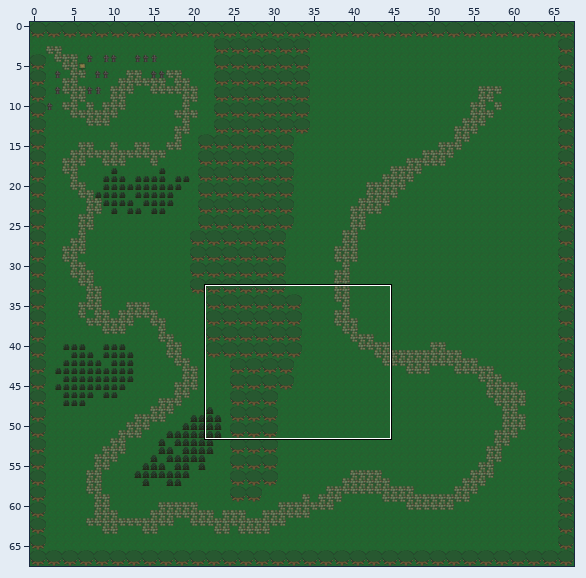
An edit to a level. Tiled map, core/assets/data/maps/graveyard_battle.tmx. Above, an overview of the earlier version with the close-up marked.
Close-up. Before:
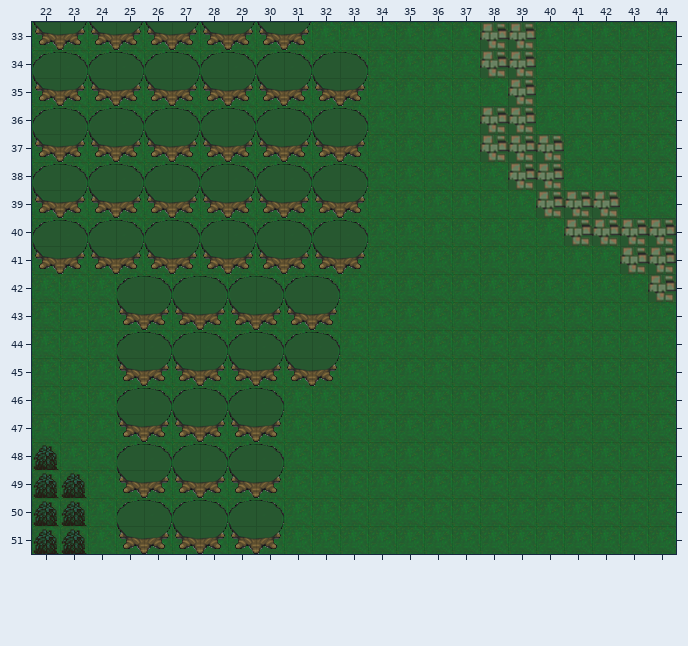
Cells are 32x32 px. Shown: x 22..44, y 33..51. The commit also changed other parts of the map, which this record leaves out.
After:
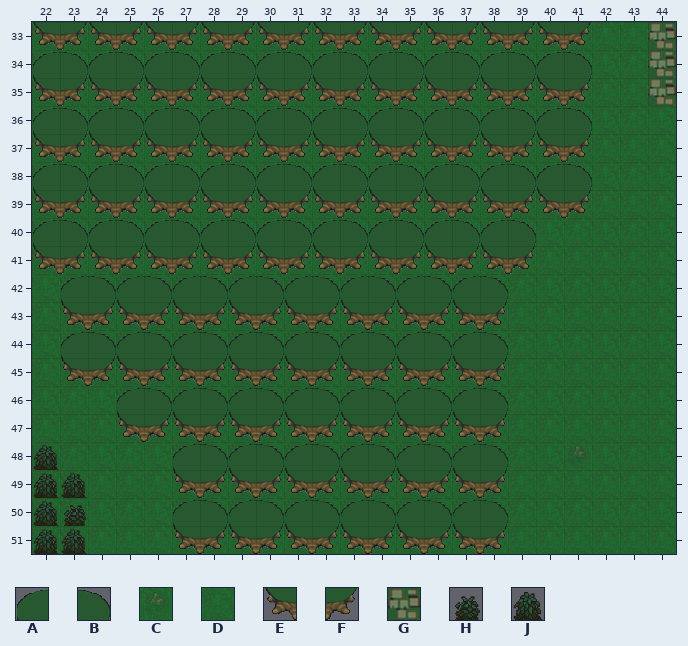
Key: from "graveyard": A 0, B 1, C 2, D 3, E 5, F 6, G 7, H 10, J 11.
_ is an empty cell.
Diff:
Layer "Hintergrund":
y 33..34: x 38..39 GG -> DD; x 44 D -> G
y 35: x 39 G -> D; x 44 D -> G
y 36: x 38..39 GG -> DD
y 37: x 38..40 GGG -> DDD
y 38: x 39..40 GG -> DD
y 39: x 40..42 GGG -> DDD
y 40: x 41..44 GGGG -> DDDD
y 41: x 43..44 GG -> DD
y 42: x 44 G -> D
y 44: x 23 D -> C
y 48: x 41 D -> C
Layer "Hintergrund_Baum":
y 33: x 32..41 __________ -> EFEFEFEFEF
y 34: x 34..41 ________ -> ABABABAB
y 35: x 34..41 ________ -> EFEFEFEF
y 36: x 34..41 ________ -> ABABABAB
y 37: x 34..41 ________ -> EFEFEFEF
y 38: x 34..41 ________ -> ABABABAB
y 39: x 34..41 ________ -> EFEFEFEF
y 40: x 34..39 ______ -> ABABAB
y 41: x 34..39 ______ -> EFEFEF
y 42: x 23..24 __ -> AB; x 33..38 ______ -> ABABAB
y 43: x 23..24 __ -> EF; x 33..38 ______ -> EFEFEF
y 44: x 23..24 __ -> AB; x 33..38 ______ -> ABABAB
y 45: x 23..24 __ -> EF; x 33..38 ______ -> EFEFEF
y 46: x 31..38 ________ -> ABABABAB
y 47: x 31..38 ________ -> EFEFEFEF
y 48: x 25..26 AB -> __; x 31..38 ________ -> ABABABAB
y 49: x 25..26 EF -> __; x 31..38 ________ -> EFEFEFEF
y 50: x 25..26 AB -> __; x 31..38 ________ -> ABABABAB
y 51: x 25..26 EF -> __; x 31..38 ________ -> EFEFEFEF
Layer "Dekoration":
y 50: x 23 J -> H
Changed places in both close-ups, as pixel boxes (x1, y1, x2, y2):
changed: (285, 22, 676, 554)
changed: (60, 276, 116, 386)
removed: (117, 444, 172, 554)
changed: (61, 501, 87, 526)
